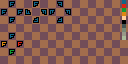
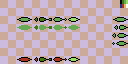
Layer changes from the first 128 x 64 image to the second:
hid "rotation types", painted on it over [1, 0, 126, 55]
added layer "Sword Blast copy" above "Sword Blast" over [17, 0, 128, 62]
added layer "Grid Light 8x" above "Grid 8x" over [0, 0, 128, 64]
